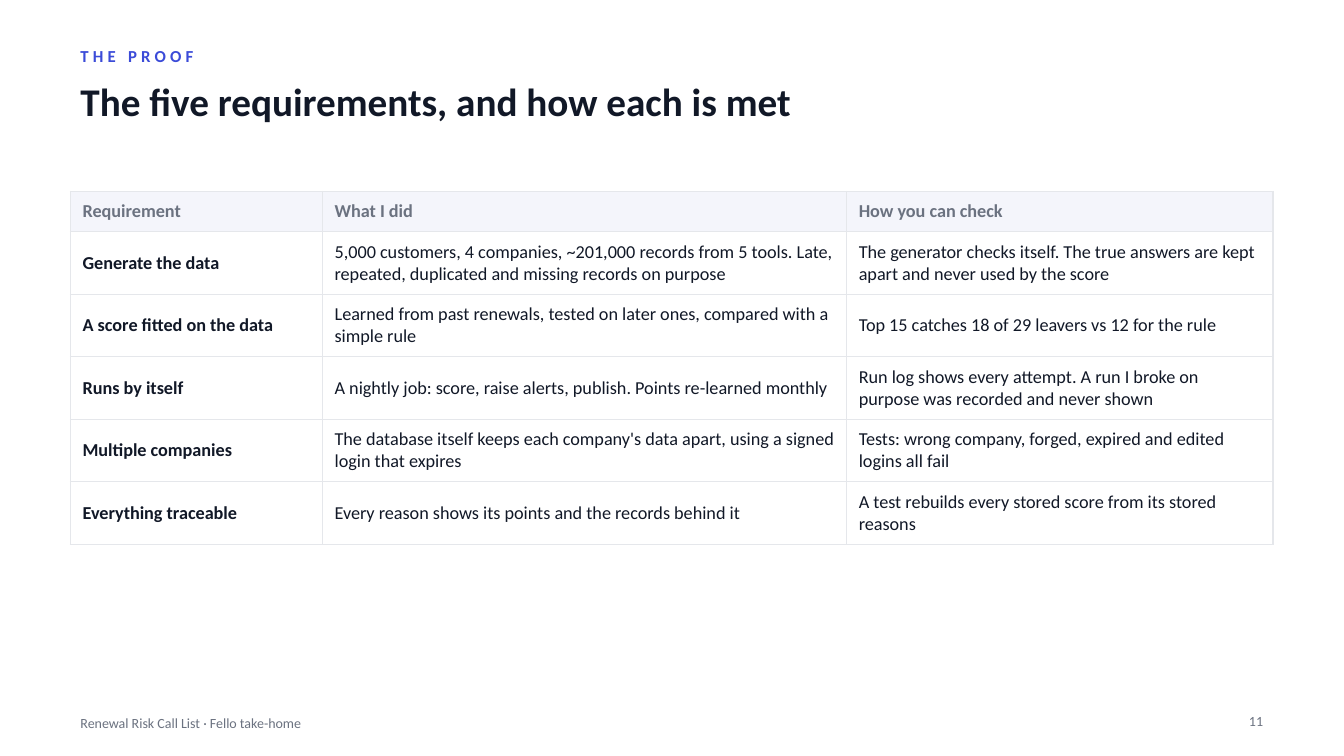
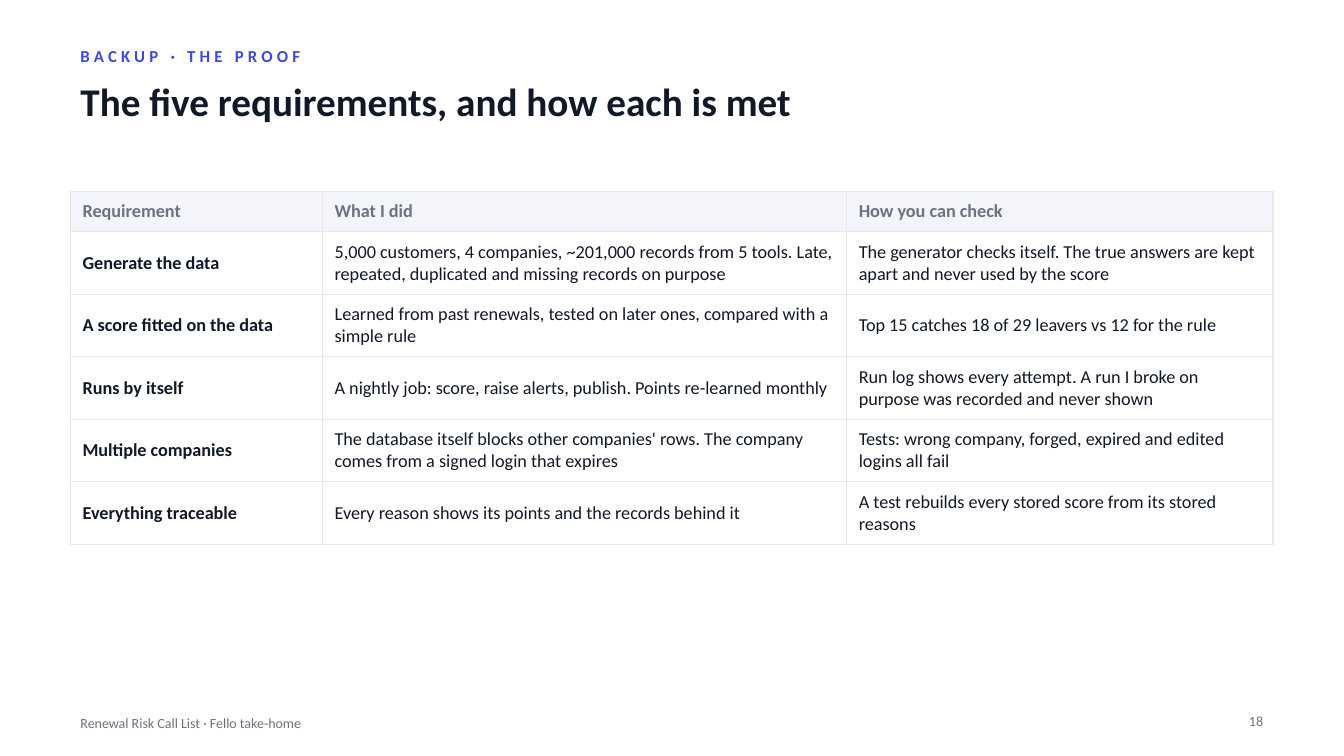
Before and after one commit to udhayakumaran/fello-renewal-risk, a slide deck: slide 18 of docs/renewal-risk-deck.pptx (slide 11 before the commit). Drawn at 1344x756 pixels with LibreOffice and Linux fonts; fonts in the diff are those of the drawing. Boxes give left, top, right and bottom in pixels: in the first picture for what was removed or moved away, otherwise in the second. Text is boxed around its words. In the diff, an @@ line names an element or a change of style, - is before the commit and + after.

```diff
--- a/docs/renewal-risk-deck.pptx
+++ b/docs/renewal-risk-deck.pptx
@@ text at [80,51,300,62]: text changed @@
-THE PROOF
+BACKUP · THE PROOF
@@ table at [71,192,1273,534] @@
-row 5, column 2: The database itself keeps each company's data apart, using a signed login that expires
+row 5, column 2: The database itself blocks other companies' rows. The company comes from a signed login that expires
@@ page number at [1249,716,1263,726]: text changed @@
-11
+18
```
Also in this commit, not shown: 7 other slides changed, 10 slides added, 4 slides removed, 6 other files.
